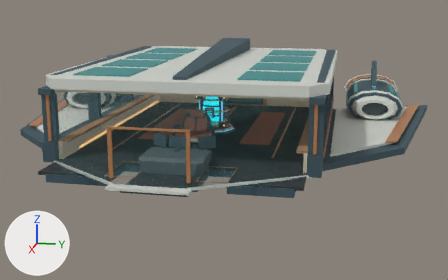
The glTF model client/assets/ship/export/salimon_phase0_ship.glb, before and after one commit.
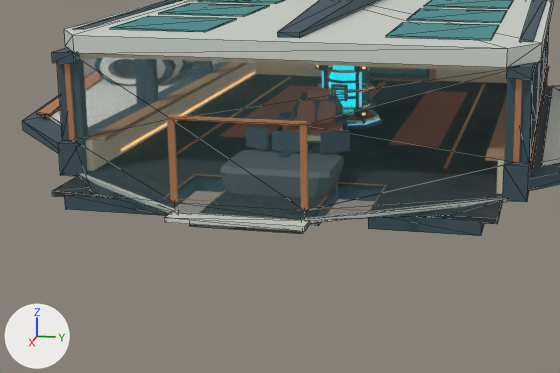
Each version appears first whole from a camera (50 mm lens) standing at (25.6, 5.8, 6.5) and looking at (-0.5, 0.6, -0.1), and next in a close-up on the part from 2% to 76% of the width and 21% to 100% of the height. Arrows for +X, +Y and +Z are at lower left; the lights stay in place. The last two pictures show the newer version. The close-ups show mesh edges as thin lines. Where no turn or scale is listed for an object, it has been applied to the vertices.

The older version as bpy lines, for what is in view:
```python
me_cockpit_glazing = bpy.data.meshes.new('Cockpit_Glazing')
me_cockpit_glazing.from_pydata([(8.2, 1.24, 0.71), (8.2, 1.24, 2.3), (8.2, -1.24, 2.3), (8.2, -1.24, 0.71), (5.0, 4.84, 2.92), (5.0, -4.84, 2.92), (5.0, -4.84, 0.96), (5.0, 4.84, 0.96)], [], [(0, 1, 2), (0, 2, 3), (4, 5, 2), (4, 2, 1), (6, 3, 2), (6, 2, 5), (7, 4, 1), (7, 1, 0)])
me_cockpit_glazing.materials.append(mat_cockpit_glass)  # cyan #599095
me_cockpit_lower_glazing = bpy.data.meshes.new('Cockpit_Lower_Glazing')
me_cockpit_lower_glazing.from_pydata(...)  # 22 vertices, 18 faces; spans x 4.8..8.2, y -4.84..4.84, z 0.25..0.96
me_cockpit_lower_glazing.materials.append(mat_cockpit_glass)  # cyan #599095
me_cockpit_window_frame = bpy.data.meshes.new('Cockpit_Window_Frame')
me_cockpit_window_frame.from_pydata(...)  # 104 vertices, 156 faces; spans x 4.77..8.24, y -4.9..4.9, z 0.25..2.93
me_cockpit_window_frame.materials.append(mat_copper_accent)  # orange #d49565
ob_cockpit_glazing = bpy.data.objects.new('Cockpit_Glazing', me_cockpit_glazing)
ob_cockpit_glazing.location = (0.0, 0.0, 0.0)
ob_cockpit_lower_glazing = bpy.data.objects.new('Cockpit_Lower_Glazing', me_cockpit_lower_glazing)
ob_cockpit_lower_glazing.location = (0.0, 0.0, 0.0)
ob_cockpit_window_frame = bpy.data.objects.new('Cockpit_Window_Frame', me_cockpit_window_frame)
ob_cockpit_window_frame.location = (0.0, 0.0, 0.0)
# also in view: 'Roof_Service_Panels' at (-1.1, 0.0, 3.3); 'Wing_Starboard' at (-1.6, 7.3, 0.3); 'Wing_Starboard_Armor' at (-1.8, 7.4, 0.5); 'Deck_Walkable' at (0.1, 0.0, 0.2); 'Hull_Nose' at (6.7, 0.0, 0.3)
```
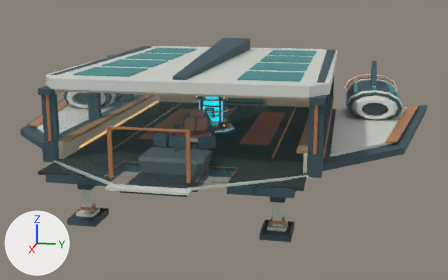
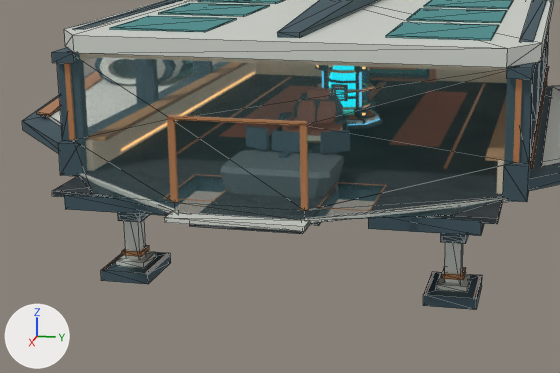
Pixel boxes [x1, y1, x2, y2] of what changed, in the close-ups (560 x 373 px):
'Landing_Gear_Forward_Starboard', added
    after: [423, 233, 482, 310]
    faces in mat_hull_graphite (dark blue #485f69): [423, 233, 482, 310]
    faces in mat_hull_ceramic (light grey #dde1d8): [436, 242, 471, 292]
    faces in mat_copper_accent (orange #d49565): [425, 266, 481, 298]
'Landing_Gear_Forward_Port', added
    after: [101, 213, 171, 284]
    faces in mat_hull_graphite (dark blue #485f69): [101, 213, 171, 284]
    faces in mat_hull_ceramic (light grey #dde1d8): [116, 220, 156, 268]
    faces in mat_copper_accent (orange #d49565): [104, 245, 168, 273]

The change, as a list of edits to the scene's bpy script:
```text
Add me_landing_gear_forward_starboard:
    me_landing_gear_forward_starboard.from_pydata(...)  # 72 vertices, 108 faces; spans x 4.12..5.48, y 3.05..4.15, z -2.11..0.22
    # faces by material slot: [36, 24, 48]
    me_landing_gear_forward_starboard.materials.append(mat_hull_graphite)  # dark blue #485f69
    me_landing_gear_forward_starboard.materials.append(mat_hull_ceramic)  # light grey #dde1d8
    me_landing_gear_forward_starboard.materials.append(mat_copper_accent)  # orange #d49565
Add me_landing_gear_forward_port:
    me_landing_gear_forward_port.from_pydata(...)  # 72 vertices, 108 faces; spans x 4.12..5.48, y -4.15..-3.05, z -2.11..0.22
    # faces by material slot: [36, 24, 48]
    me_landing_gear_forward_port.materials.append(mat_hull_graphite)  # dark blue #485f69
    me_landing_gear_forward_port.materials.append(mat_hull_ceramic)  # light grey #dde1d8
    me_landing_gear_forward_port.materials.append(mat_copper_accent)  # orange #d49565
Add ob_landing_gear_forward_starboard:
    ob_landing_gear_forward_starboard = bpy.data.objects.new('Landing_Gear_Forward_Starboard', me_landing_gear_forward_starboard)
    ob_landing_gear_forward_starboard.location = (0.0, 0.0, 0.0)
Add ob_landing_gear_forward_port:
    ob_landing_gear_forward_port = bpy.data.objects.new('Landing_Gear_Forward_Port', me_landing_gear_forward_port)
    ob_landing_gear_forward_port.location = (0.0, 0.0, 0.0)
```
